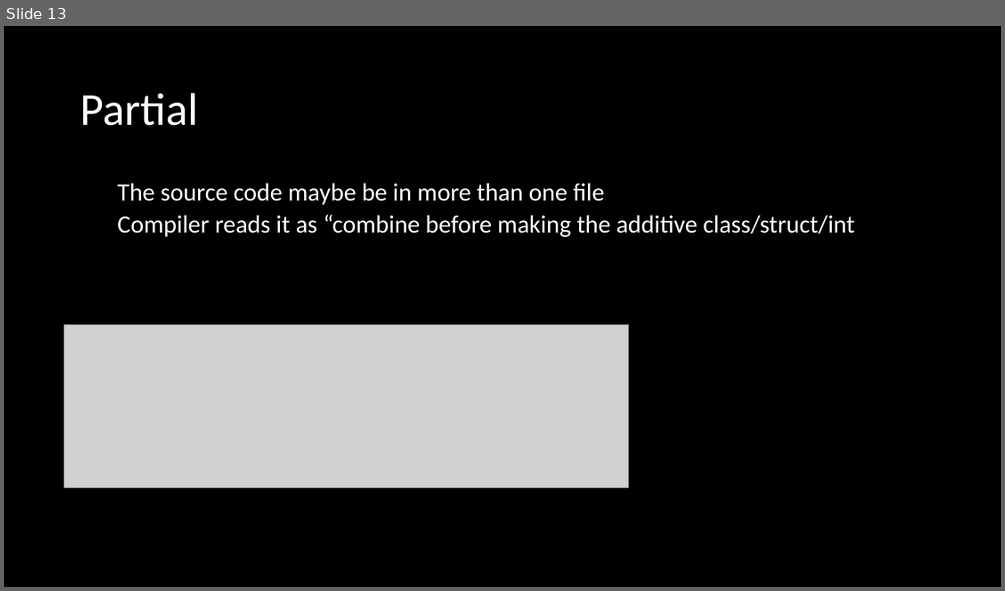
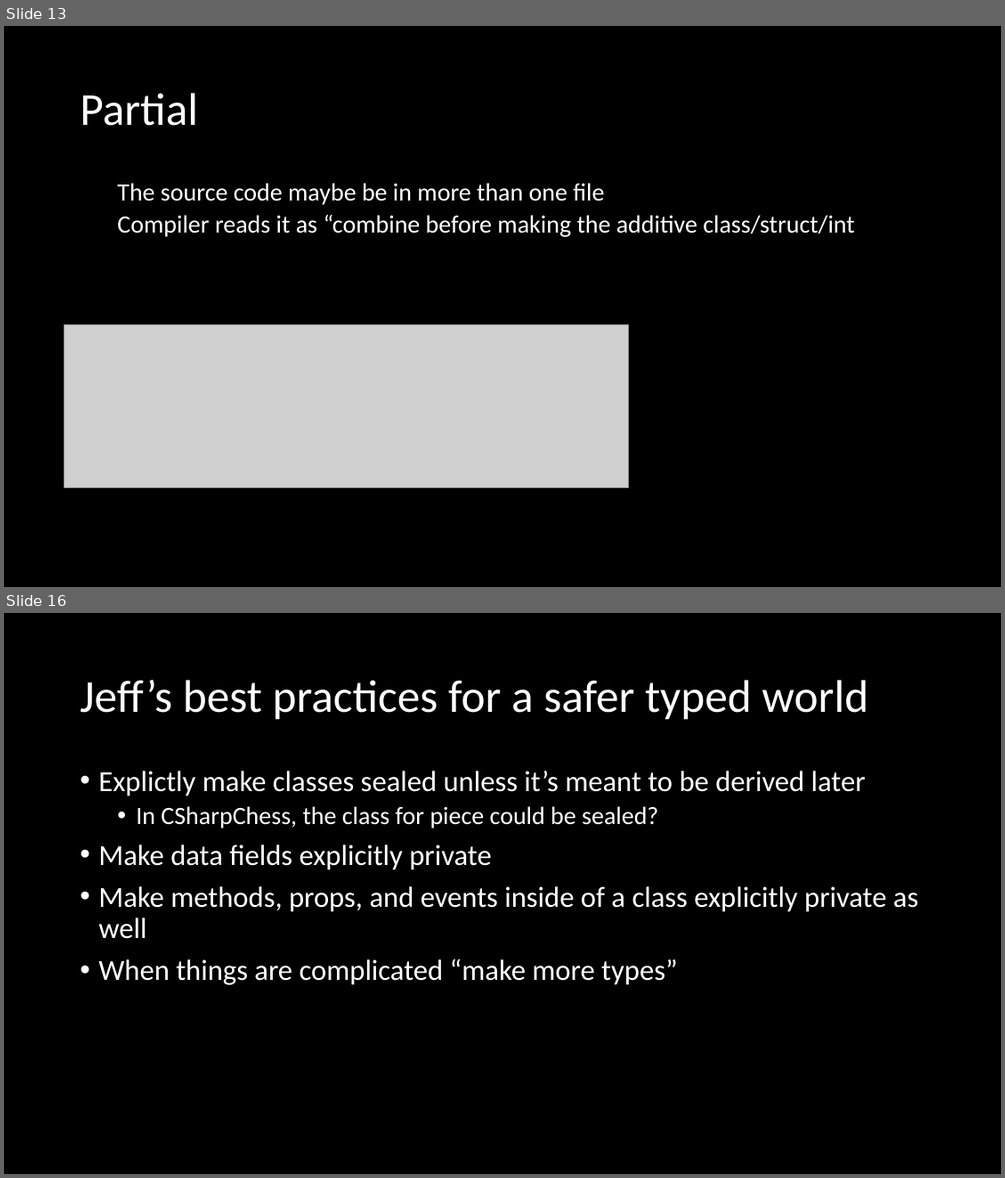
Before and after one commit to microsoft/Flash_University, a slide deck: CLR_via_CSharp/Week4/Ch5,6/Week4.pptx. Shown one above the other, each under a label of ours: slide 13 before the commit, slides 13 and 16 after it; the slides between them are not shown. The pictures are 1005x591 and 1005x1178 pixels, drawn with LibreOffice and Linux fonts; fonts in the diff are those of the drawing; grey boxes stand for pictures. Boxes give left, top, right and bottom in pixels: in the first picture for what was removed or moved away, otherwise in the second. Text is boxed around its words. In the diff, an @@ line names an element or a change of style, - is before the commit and + after.

```diff
--- a/CLR_via_CSharp/Week4/Ch5,6/Week4.pptx
+++ b/CLR_via_CSharp/Week4/Ch5,6/Week4.pptx
@@ slide 16 added at (x1=4, y1=613, x2=1001, y2=1174), background #000000 @@
@@ title added at (x1=80, y1=680, x2=868, y2=720), 44 pt, text #FFFFFF @@
+Jeff’s best practices for a safer typed world
@@ text added at (x1=98, y1=771, x2=918, y2=985), 28 pt, text #FFFFFF @@
+• Explictly make classes sealed unless it’s meant to be derived later
+  • In CSharpChess, the class for piece could be sealed?
+• Make data fields explicitly private
+• Make methods, props, and events inside of a class explicitly private as well
+• When things are complicated “make more types”
```
Also in this commit, not shown: 2 slides changed, 3 other slides added, 5 other files.
